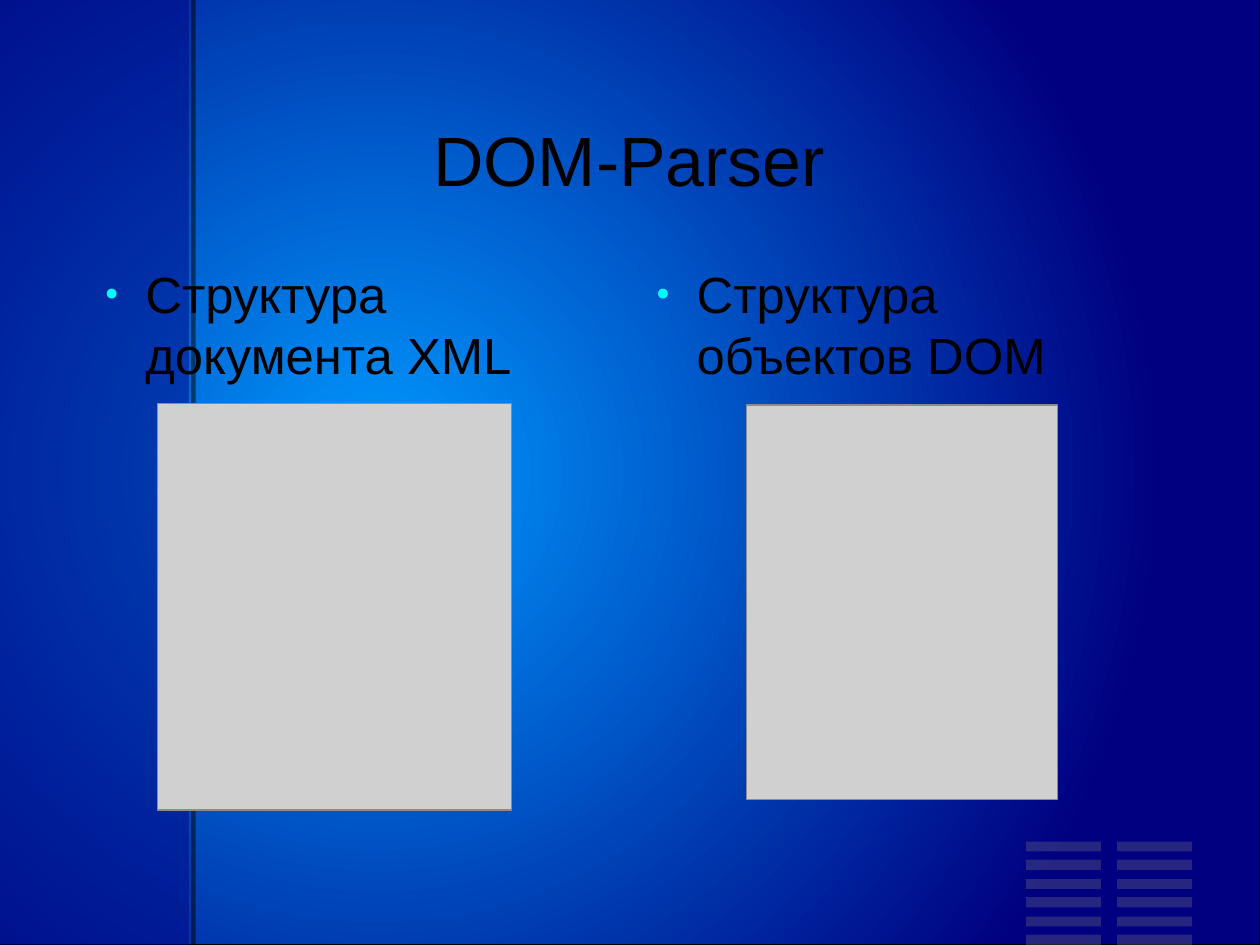
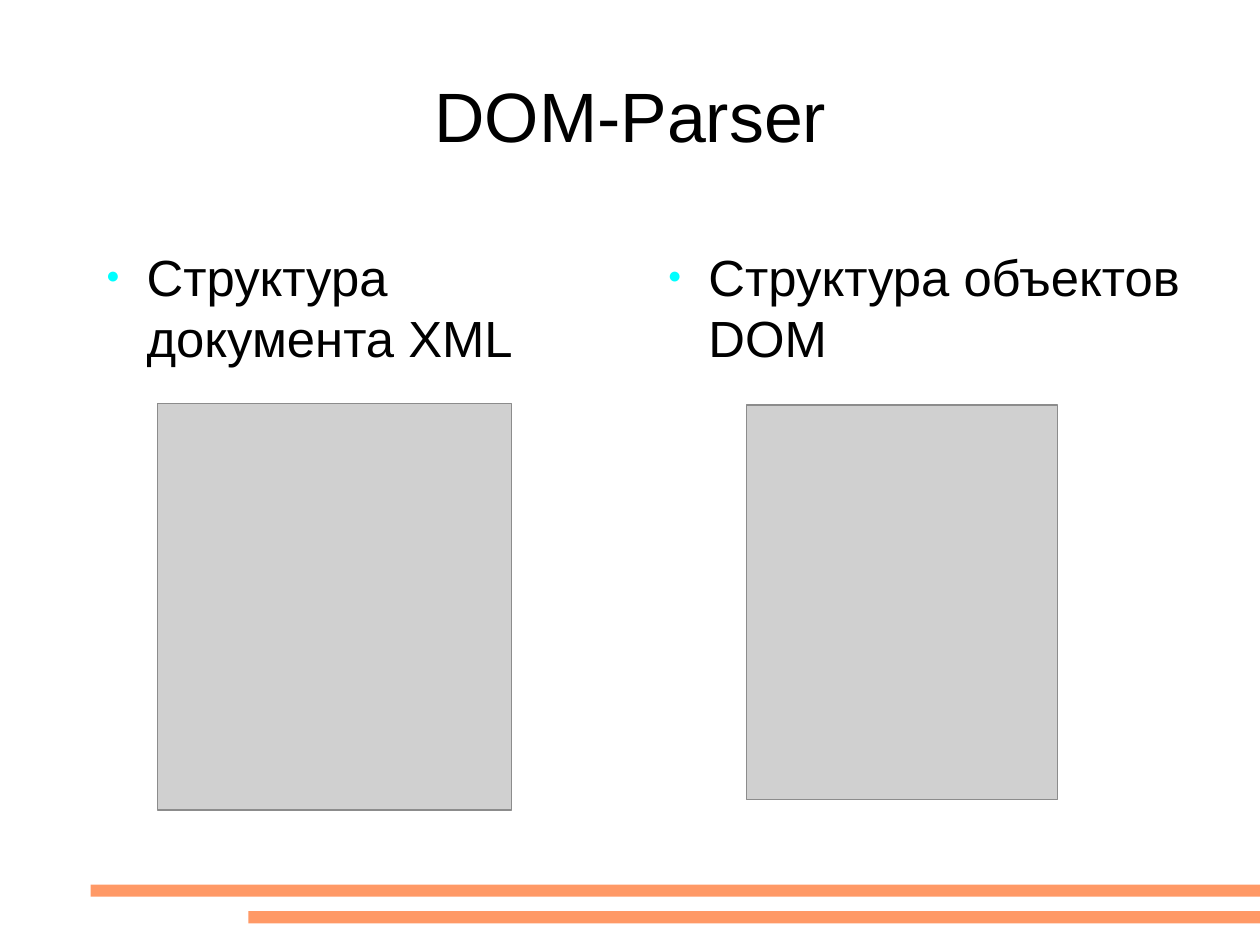
Before and after one commit to aeremenok/a-team-777, a slide deck: slide 8 of diploma/eav/diploma/demo.odp. Drawn at 1260x945 pixels with LibreOffice and Linux fonts; fonts in the diff are those of the drawing; grey boxes stand for pictures. Boxes give left, top, right and bottom in pixels: in the first picture for what was removed or moved away, otherwise in the second. Text is boxed around its words. In the diff, an @@ line names an element or a change of style, - is before the commit and + after.

```diff
--- a/diploma/eav/diploma/demo.odp
+++ b/diploma/eav/diploma/demo.odp
@@ rectangle removed at <box>0,0,1260,945</box> @@
@@ rectangle removed at <box>0,0,190,945</box> @@
@@ rectangle removed at <box>191,0,196,945</box> @@
@@ title "DOM-Parser": place and size @@
-title "DOM-Parser" at <box>433,137,825,187</box>
+title "DOM-Parser" at <box>434,93,826,143</box>
@@ text "Структура документа XML" rewrapped from <box>145,272,511,384</box> to <box>147,260,512,367</box> @@
@@ text "Структура объектов DOM" rewrapped from <box>697,277,1046,375</box> to <box>708,258,1180,358</box> @@
@@ rectangle removed at <box>1027,860,1102,870</box> @@
@@ rectangle removed at <box>1027,842,1102,852</box> @@
@@ rectangle removed at <box>1117,860,1193,870</box> @@
@@ rectangle removed at <box>1117,842,1193,852</box> @@
@@ rectangle added at <box>90,885,1260,898</box>, fill #FF9966 @@
@@ rectangle removed at <box>1027,898,1102,908</box> @@
@@ rectangle removed at <box>1027,879,1102,890</box> @@
@@ rectangle removed at <box>1117,898,1193,908</box> @@
@@ rectangle removed at <box>1117,879,1193,890</box> @@
@@ rectangle added at <box>248,911,1260,924</box>, fill #FF9966 @@
@@ rectangle removed at <box>1027,917,1102,927</box> @@
@@ rectangle removed at <box>1117,917,1193,927</box> @@
@@ rectangle removed at <box>1027,935,1102,945</box> @@
@@ rectangle removed at <box>1117,935,1193,945</box> @@
```
Also in this commit, not shown: 16 other slides changed, 2 other files.
